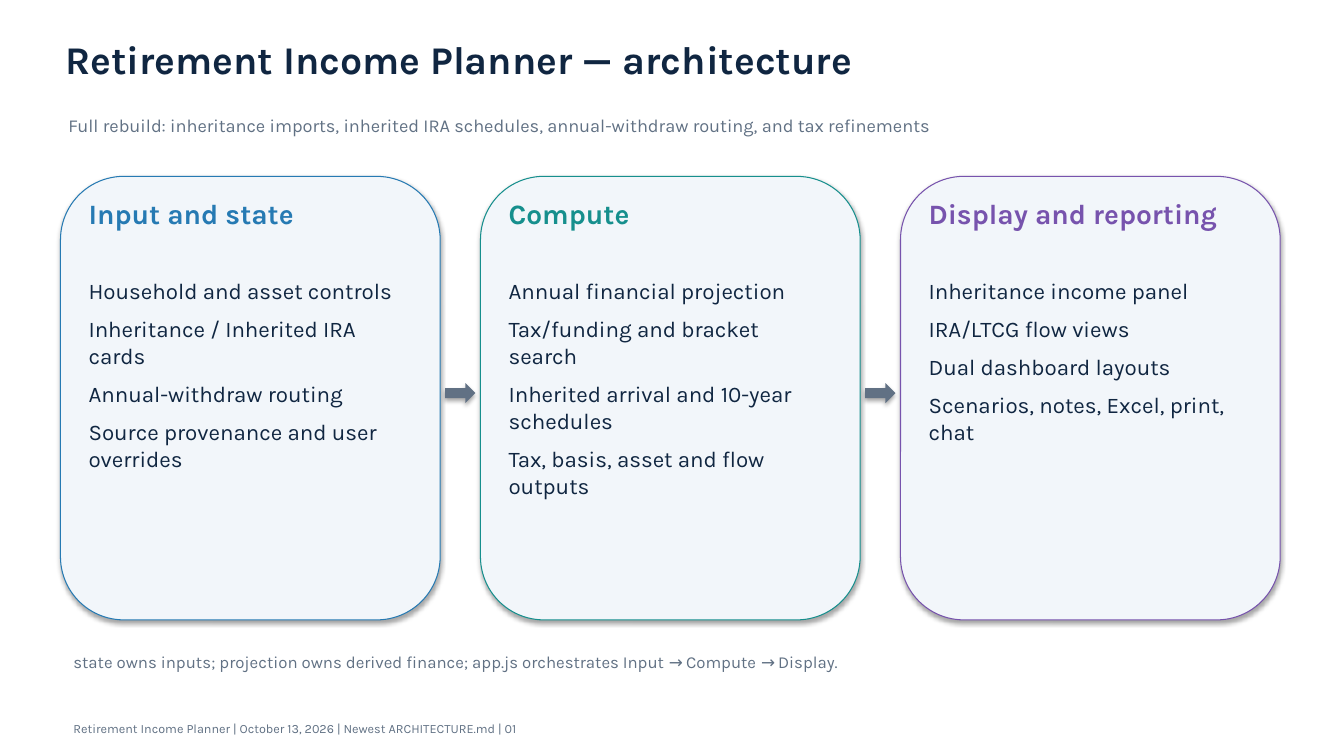
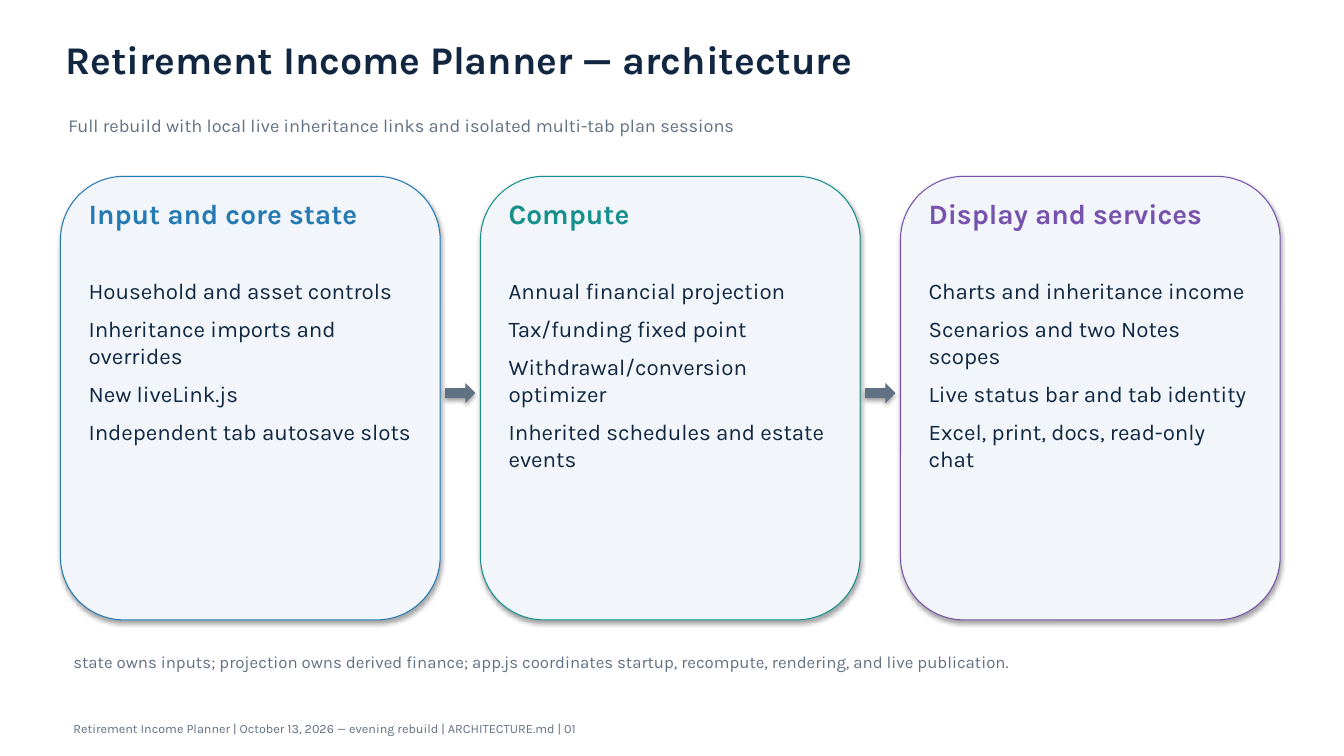
Before and after one commit to howardc64/retirefin, a slide deck: slide 1 of docs/retirement_income_planner_architecture.pptx. Drawn at 1344x756 pixels with LibreOffice and Linux fonts; fonts in the diff are those of the drawing. Boxes give left, top, right and bottom in pixels: in the first picture for what was removed or moved away, otherwise in the second. Text is boxed around its words. In the diff, an @@ line names an element or a change of style, - is before the commit and + after.

```diff
--- a/docs/retirement_income_planner_architecture.pptx
+++ b/docs/retirement_income_planner_architecture.pptx
@@ text at bbox=[68, 119, 734, 137]: text changed @@
-Full rebuild: inheritance imports, inherited IRA schedules, annual-withdraw routing, and tax refinements
+Full rebuild with local live inheritance links and isolated multi-tab plan sessions
@@ text at bbox=[89, 204, 357, 231]: text changed @@
-Input and state
+Input and core state
@@ text at bbox=[929, 204, 1202, 231]: text changed @@
-Display and reporting
+Display and services
@@ text at bbox=[929, 283, 1246, 468]: text changed @@
-Inheritance income panel
-IRA/LTCG flow views
-Dual dashboard layouts
-Scenarios, notes, Excel, print, chat
+Charts and inheritance income
+Scenarios and two Notes scopes
+Live status bar and tab identity
+Excel, print, docs, read-only chat
@@ text at bbox=[89, 321, 410, 446]: text changed @@
-Inheritance / Inherited IRA cards
-Annual-withdraw routing
-Source provenance and user overrides
+Inheritance imports and overrides
+New liveLink.js
+Independent tab autosave slots
@@ text at bbox=[509, 320, 824, 468]: text changed @@
-Tax/funding and bracket search
-Inherited arrival and 10-year schedules
-Tax, basis, asset and flow outputs
+Tax/funding fixed point
+Withdrawal/conversion optimizer
+Inherited schedules and estate events
@@ text at bbox=[73, 656, 1008, 672]: text changed @@
-state owns inputs; projection owns derived finance; app.js orchestrates Input → Compute → Display.
+state owns inputs; projection owns derived finance; app.js coordinates startup, recompute, rendering, and live publication.
@@ text at bbox=[73, 724, 576, 736]: text changed @@
-Retirement Income Planner | October 13, 2026 | Newest ARCHITECTURE.md | 01
+Retirement Income Planner | October 13, 2026 — evening rebuild | ARCHITECTURE.md | 01
```
Also in this commit, not shown: 7 other slides changed, 7 slides added, 9 slides removed, 10 other files.
